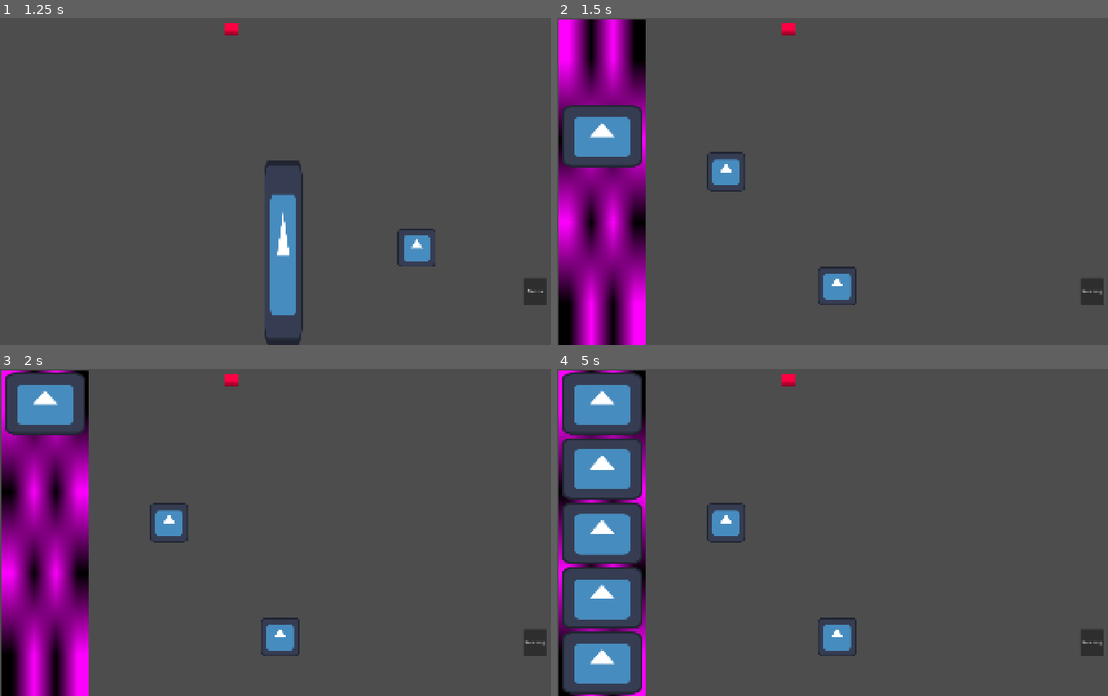
Above: before the commit, frames 1-4 (two rows, left to right).
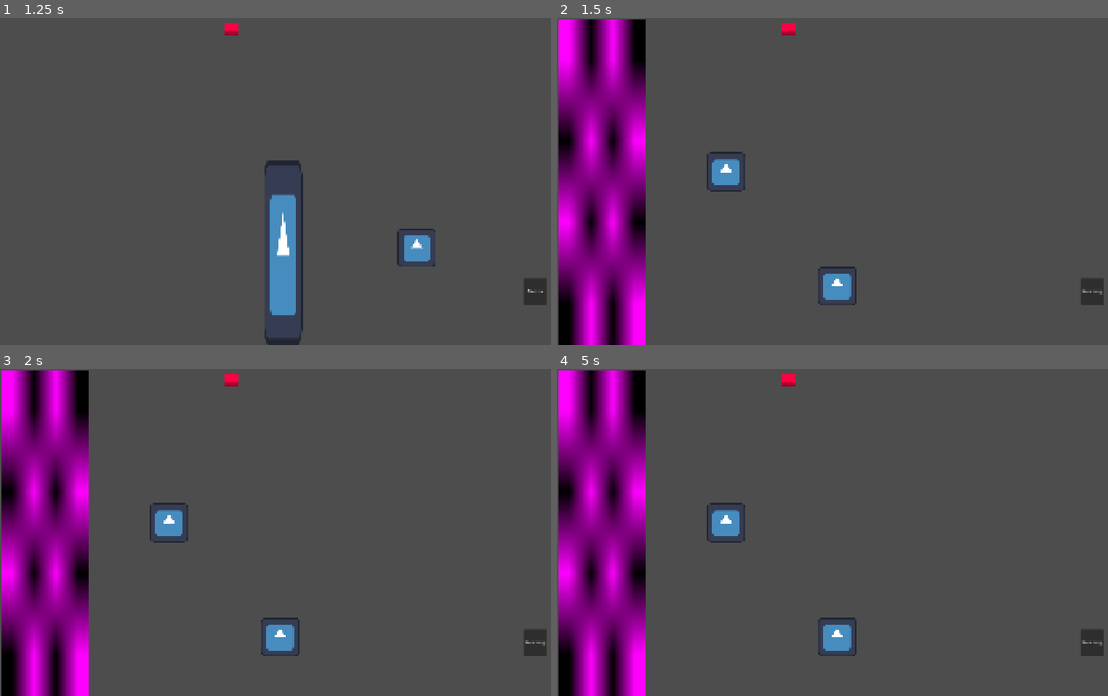
Above: after the commit, the same moments.

Repository: VulcanoHex/I-Need-To-Light-a-Cigarette
Game: Godot game, scene res://Scenes/world.tscn
The game is run twice, just before and just after one commit, with the same random seed, the same clock (stepped at 60 frames per second) and the same inputs. The engine's default icon, where the game draws it, is replaced by a stand-in: a white triangle on a blue panel in a dark square.
Inputs:
- Up to frame 1 (1.25 s): click "Weezing" at 0.5 s
- Up to frame 2 (1.5 s): click "Donna" at 1.25 s
- Up to frame 3 (2 s): no input
- Up to frame 4 (5 s): click "Weezing" at 2 s; click "Donna" at 2.75 s; click "Weezing" at 3.5 s; click "Donna" at 4.25 s

Frame 1 is identical in both runs. In frame 2, 2.7% of the frame differs, in the area x 0-16%, y 26-46%; in frame 3, 2.7%; in frame 4, 14%, in the area x 0-16%, y 1-100%.

Commit message:
added order sfx

Diff:
--- a/Scenes/world.tscn
+++ b/Scenes/world.tscn
@@ -156,6 +156,14 @@
 nine_patch_stretch = true
 texture_progress = SubResource("PlaceholderTexture2D_yf5fn")
 
+[node name="MusicPlayer" type="AudioStreamPlayer" parent="." unique_id=873944172]
+unique_name_in_owner = true
+bus = &"Music"
+
+[node name="SFXPlayer" type="AudioStreamPlayer" parent="." unique_id=138170603]
+unique_name_in_owner = true
+bus = &"Sound Effects"
+
 [connection signal="startSendingOrders" from="Player" to="Player" method="_on_start_sending_orders"]
 [connection signal="stopSendingOrders" from="Player" to="Player" method="_on_stop_sending_orders"]
 [connection signal="pressed" from="Player/Kitchen/Control/GoToSmokeButton" to="Player" method="_on_go_to_smoke_button_pressed"]
--- a/Scripts/order_board.gd
+++ b/Scripts/order_board.gd
@@ -1,5 +1,8 @@
 extends NinePatchRect
 class_name OrderBoard
+
+@onready var sfxPlayer:AudioStreamPlayer = %SFXPlayer
+const NEW_ORDER_SFX = preload("res://Assets/sounds/sfx/NewOrder.mp3")
 
 @export var order_scene: PackedScene
 @export var order_height: float = 90.0
@@ -34,6 +37,8 @@
 	if new_order.has_method("setup_order"):
 		new_order.setup_order(order_details)
 
+	sfxPlayer.stream = NEW_ORDER_SFX
+	sfxPlayer.play()
 	add_child(new_order)
 
 	# Set initial size width to match board padding
--- a/Scripts/player.gd
+++ b/Scripts/player.gd
@@ -2,7 +2,9 @@
 @onready var kitchen = %Kitchen
 @onready var smokeRoom = %SmokeRoom
 @onready var orderBoard = %OrderBoard
-@export var startingOrderWaitSeconds: float = 1.2;
+
+
+@export var startingOrderWaitSeconds: float = 5;
 @export var decayRatePerOrder: float = 0.1;
 # High (10): more consistent, Low (1): more unpredictable 1 is poisson
 @export var orderShapeVariance: int = 7
@@ -20,7 +22,7 @@
 
 #	Remove before flight
 	startSendingOrders.emit()
-	await get_tree().create_timer(10).timeout
+	await get_tree().create_timer(300).timeout
 	stopSendingOrders.emit()
 #	Remove before flight
 
@@ -46,7 +48,7 @@
 	#send order
 	print("sentorder")
 	orderBoard.spawn_order.emit({})
-	if(avg_wait > 1.0):
+	if(avg_wait > 1.2):
 		avg_wait -= decayRatePerOrder
 	make_orders()
 
--- /dev/null
+++ b/default_bus_layout.tres
@@ -0,0 +1,15 @@
+[gd_resource type="AudioBusLayout" format=3 uid="uid://dlxin04umkrhw"]
+
+[resource]
+bus/1/name = &"Music"
+bus/1/solo = false
+bus/1/mute = false
+bus/1/bypass_fx = false
+bus/1/volume_db = 0.0
+bus/1/send = &"Master"
+bus/2/name = &"Sound Effects"
+bus/2/solo = false
+bus/2/mute = false
+bus/2/bypass_fx = false
+bus/2/volume_db = 0.0
+bus/2/send = &"Master"
Not shown, changed: Assets/sounds/sfx/NewOrder.mp3.import
Not shown, changed: Assets/sounds/sfx/NewOrder.mp3
